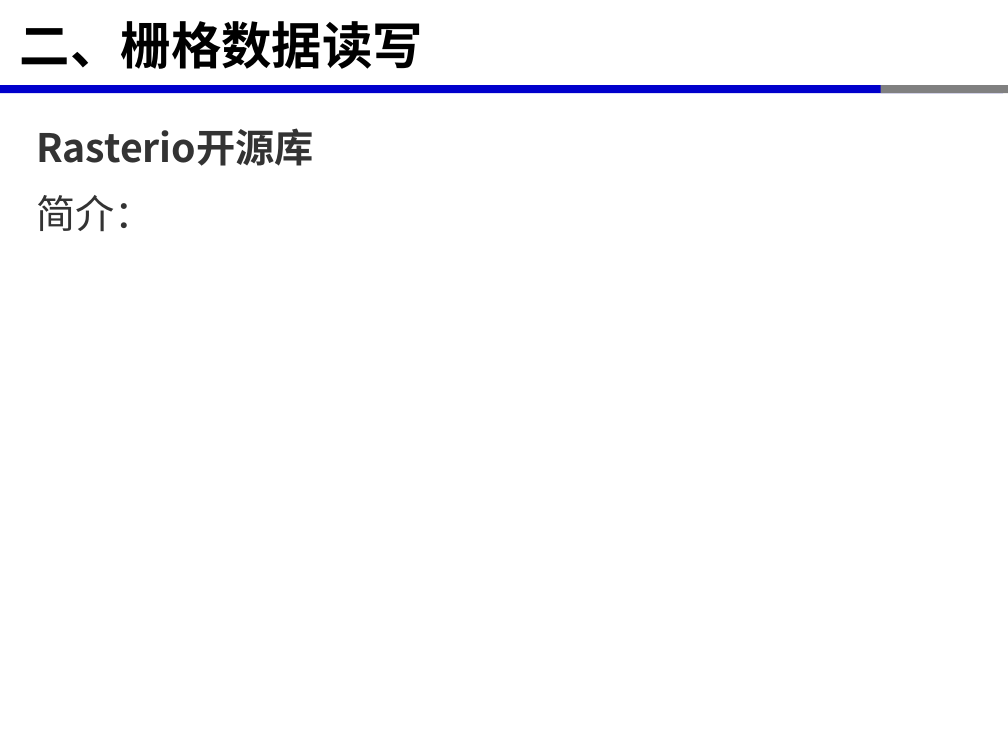
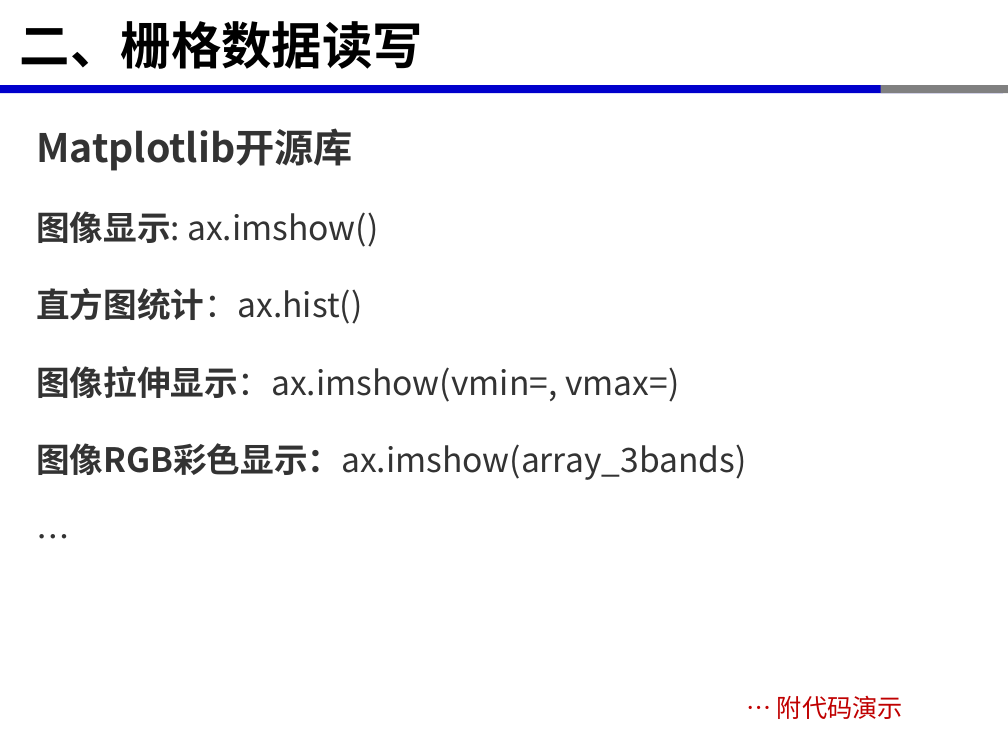
Before and after one commit to xinluo2018/spatial-data-course, a slide deck: slide 9 of 第三章-空间数据读写与解析-8学时/第2节-栅格数据读写及查看-4课时.pptx. Drawn at 1008x756 pixels with LibreOffice and Linux fonts; fonts in the diff are those of the drawing. Boxes give left, top, right and bottom in pixels: in the first picture for what was removed or moved away, otherwise in the second. Text is boxed around its words. In the diff, an @@ line names an element or a change of style, - is before the commit and + after.

```diff
--- a/第三章-空间数据读写与解析-8学时/第2节-栅格数据读写及查看-4课时.pptx
+++ b/第三章-空间数据读写与解析-8学时/第2节-栅格数据读写及查看-4课时.pptx
@@ text at (x1=36, y1=128, x2=746, y2=480): text changed; size 28 to 24 pt; bold off @@
-Rasterio开源库
-简介：
+Matplotlib开源库
+图像显示: ax.imshow()
+直方图统计：ax.hist()
+图像拉伸显示：ax.imshow(vmin=, vmax=)
+图像RGB彩色显示：ax.imshow(array_3bands)
+…
@@ text added at (x1=777, y1=696, x2=903, y2=719), 18 pt, text #C00000 @@
+… 附代码演示
```
Also in this commit, not shown: 4 other slides changed, 1 slide removed, 13 other files.
